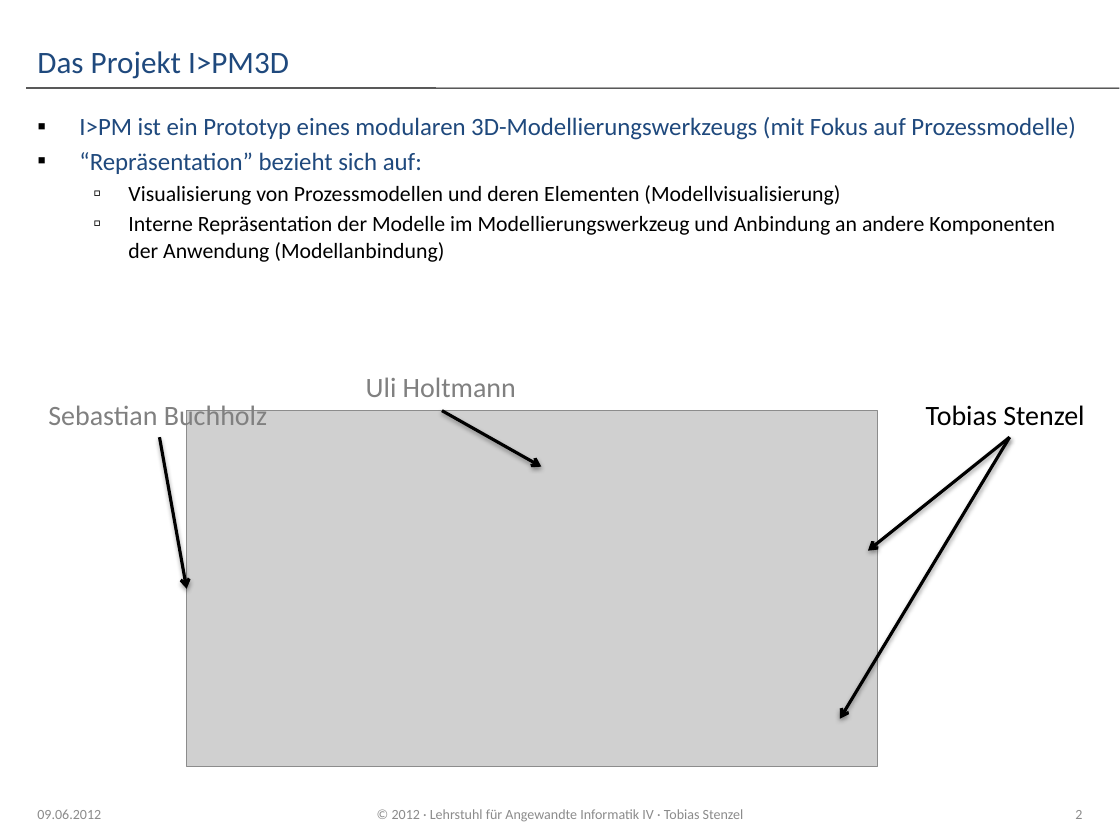
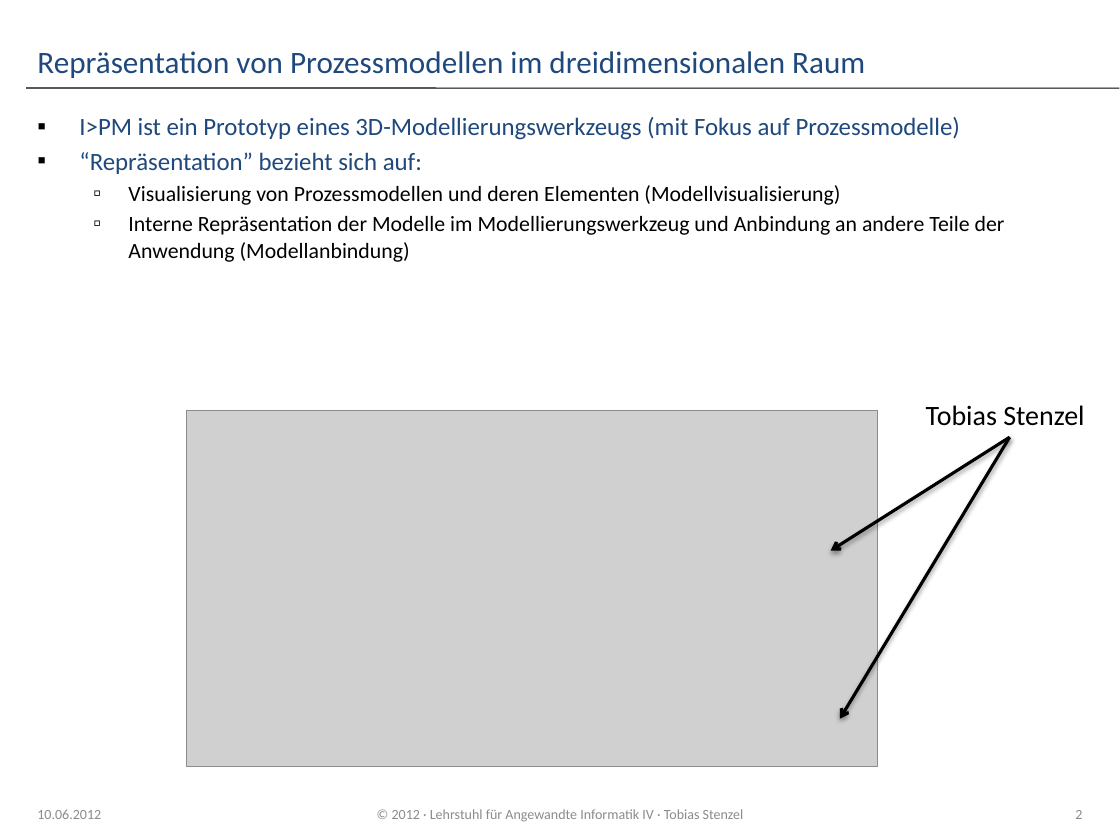
Before and after one commit to dpausp/ba-thesis, a slide deck: slide 2 of Praesentation_IPM3D.pptx. Drawn at 1120x840 pixels with LibreOffice and Linux fonts; fonts in the diff are those of the drawing; grey boxes stand for pictures; background and template pictures are left out. Boxes give left, top, right and bottom in pixels: in the first picture for what was removed or moved away, otherwise in the second. Text is boxed around its words. In the diff, an @@ line names an element or a change of style, - is before the commit and + after.

```diff
--- a/Praesentation_IPM3D.pptx
+++ b/Praesentation_IPM3D.pptx
@@ title at [37, 51, 865, 78]: text changed @@
-Das Projekt I>PM3D
+Repräsentation von Prozessmodellen im dreidimensionalen Raum
@@ text at [79, 117, 960, 140]: text changed @@
-▪ I>PM ist ein Prototyp eines modularen 3D-Modellierungswerkzeugs (mit Fokus auf Prozessmodelle)
+▪ I>PM ist ein Prototyp eines 3D-Modellierungswerkzeugs (mit Fokus auf Prozessmodelle)
@@ text at [128, 216, 1005, 262]: text changed @@
-  ▫ Interne Repräsentation der Modelle im Modellierungswerkzeug und Anbindung an andere Komponenten der Anwendung (Modellanbindung)
+  ▫ Interne Repräsentation der Modelle im Modellierungswerkzeug und Anbindung an andere Teile der Anwendung (Modellanbindung)
@@ text removed at [366, 377, 516, 397] @@
-Uli Holtmann
@@ text removed at [48, 402, 267, 432] @@
-Sebastian Buchholz
@@ arrow removed from (442, 411) to (541, 467) @@
@@ arrow removed from (159, 437) to (187, 589) @@
@@ arrow moved from (1009, 437) - (868, 551) to (1009, 437) - (831, 551) @@
@@ text at [37, 809, 101, 819]: text changed @@
-09.06.2012
+10.06.2012
```
Also in this commit, not shown: 27 other slides changed, 2 slides added, 3 slides removed, 1 other file.
